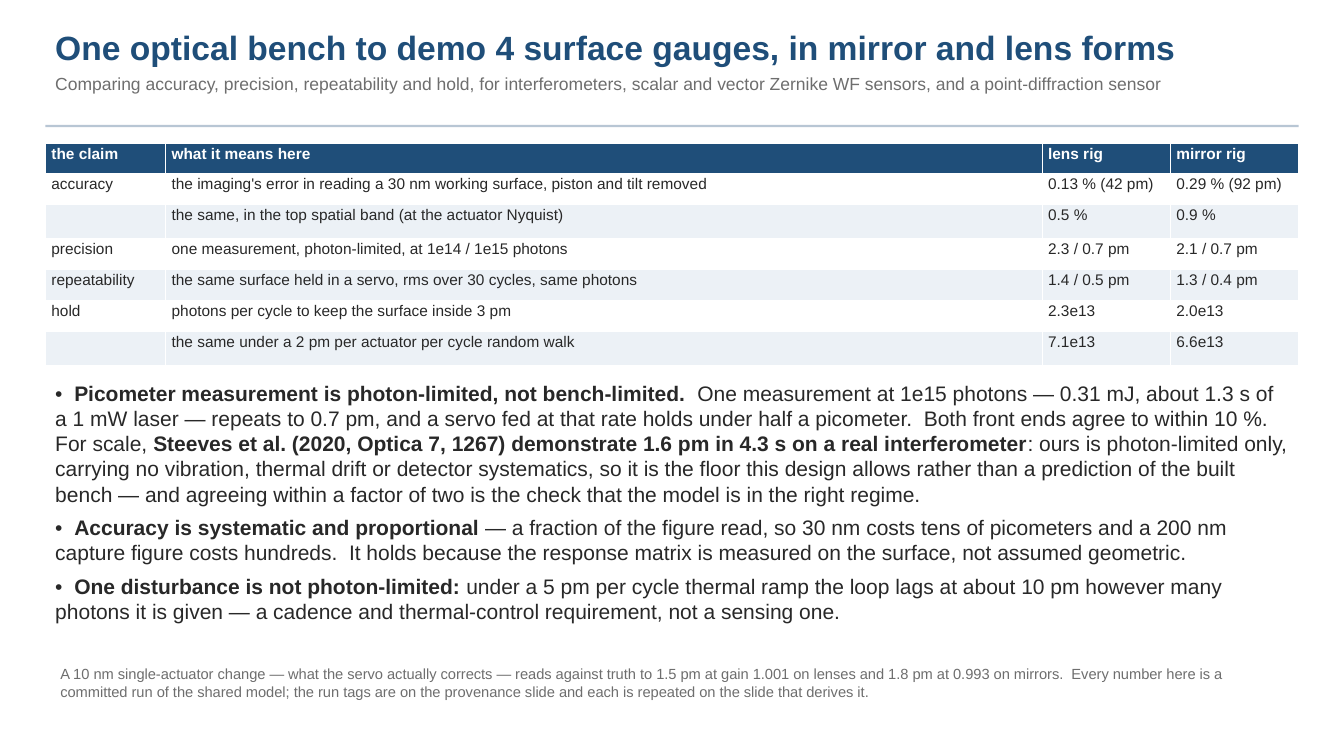
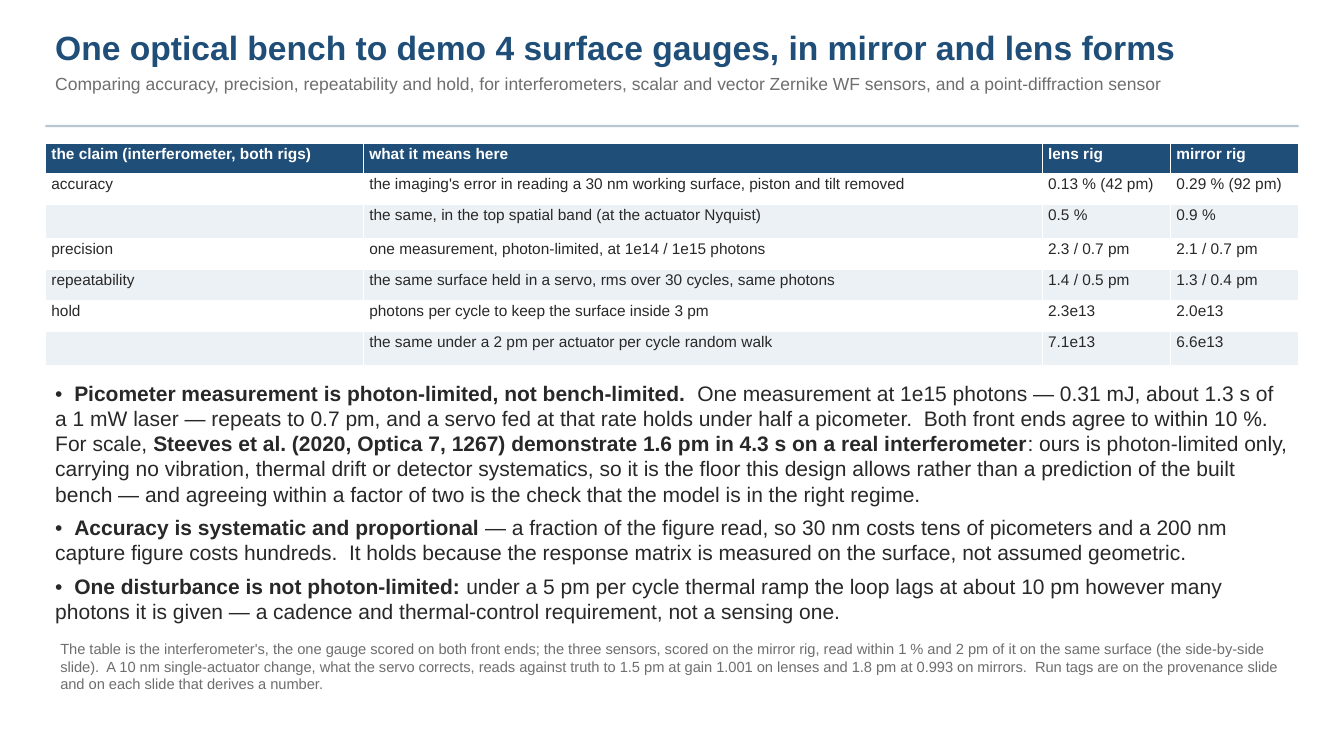
Before and after one commit to nasa-jpl/macos, a slide deck: slide 2 of demo_session/deck_gauges_short.pptx. Drawn at 1344x756 pixels with LibreOffice and Linux fonts; fonts in the diff are those of the drawing. Boxes give left, top, right and bottom in pixels: in the first picture for what was removed or moved away, otherwise in the second. Text is boxed around its words. In the diff, an @@ line names an element or a change of style, - is before the commit and + after.

```diff
--- a/demo_session/deck_gauges_short.pptx
+++ b/demo_session/deck_gauges_short.pptx
@@ table at <box>45,143,1298,359</box> @@
-row 1, column 1: the claim
+row 1, column 1: the claim (interferometer, both rigs)
@@ text at <box>60,643,1278,675</box>: text changed @@
-A 10 nm single-actuator change — what the servo actually corrects — reads against truth to 1.5 pm at gain 1.001 on lenses and 1.8 pm at 0.993 on mirrors. Every number here is a committed run of the shared model; the run tags are on the provenance slide and each is repeated on the slide that derives it.
+The table is the interferometer's, the one gauge scored on both front ends; the three sensors, scored on the mirror rig, read within 1 % and 2 pm of it on the same surface (the side-by-side slide). A 10 nm single-actuator change, what the servo corrects, reads against truth to 1.5 pm at gain 1.001 on lenses and 1.8 pm at 0.993 on mirrors. Run tags are on the provenance slide and on each slide that derives a number.
```
Also in this commit, not shown: 1 slide added, 12 other files.
